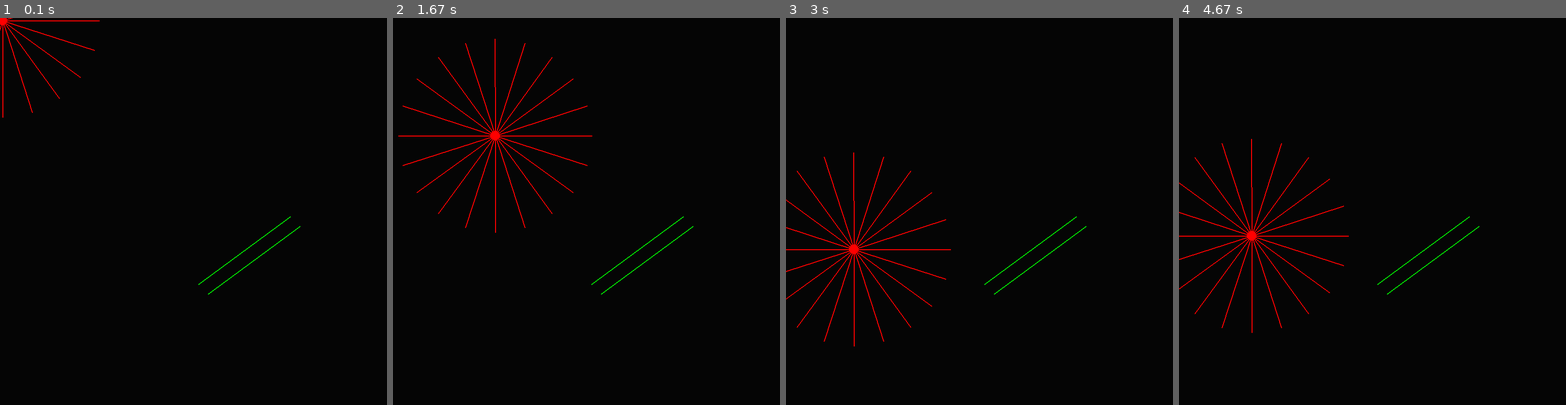
Above: before the commit, frames 1-4 (left to right).
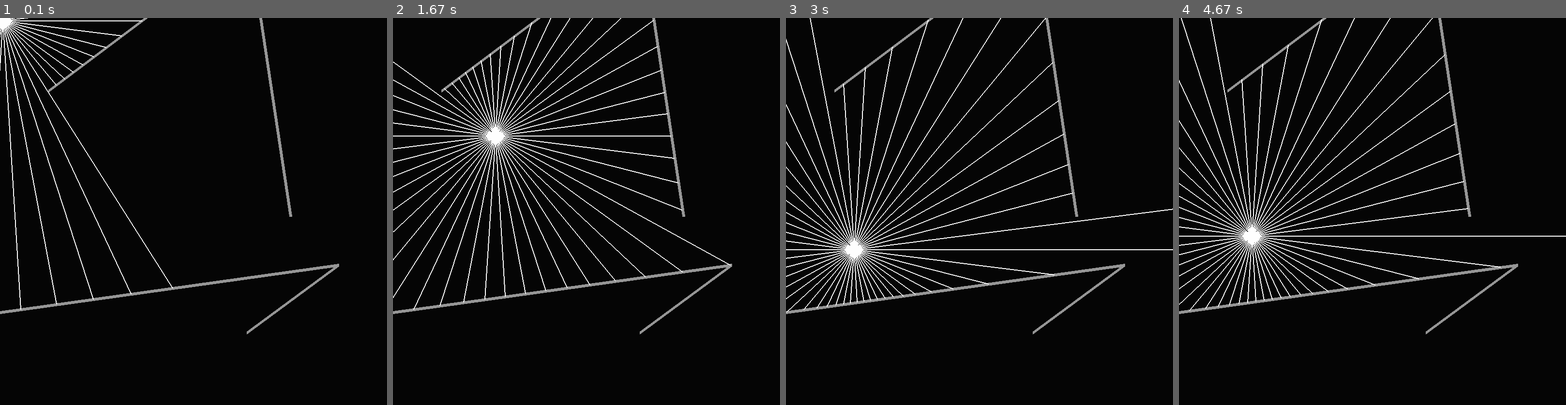
Above: after the commit, the same moments.

Repository: hippyclipper/pygame_graphics
Game: pygame game, started from src/rayCast.py
Two runs of this game, one before a commit and one after it. Both use one fixed random seed, a clock stepped at 60 frames per second and the inputs below.
Inputs (mouse positions are in pixels of both pictures, inside the frame that each line leads up to):
- Up to frame 1 (0.1 s): no input
- Up to frame 2 (1.67 s): click (586, 211) at 0.38 s; click (625, 296) at 0.72 s; click (729, 346) at 1.05 s; click (493, 134) at 1.38 s
- Up to frame 3 (3 s): click (979, 257) at 1.72 s; click (925, 130) at 2.05 s; click (1114, 312) at 2.38 s; click (855, 250) at 2.72 s
- Up to frame 4 (4.67 s): click (1260, 137) at 3.05 s; click (1279, 281) at 3.38 s; click (1511, 300) at 3.72 s; click (1256, 354) at 4.05 s; click (1252, 234) at 4.38 s

The runs differ from the first frame. In frame 1, 3.1% of the frame differs, in the area x 0-88%, y 0-82%; in frame 2, 6.1%; in frame 3, 5.9%; in frame 4, 6.0%.

Commit message:
ray cast gif demo

Diff:
--- a/src/rayCast.py
+++ b/src/rayCast.py
@@ -42,17 +42,18 @@
         self.y1 = first[1]
         self.x2 = second[0]
         self.y2 = second[1]
-        self.lineWidth = 2
+        self.lineWidth = 6
+        self.color = (150, 150, 150)
 
     def draw(self):
-        pygame.draw.line(screen, GREEN, (self.x1, self.y1), (self.x2, self.y2),self.lineWidth)
+        pygame.draw.line(screen, self.color, (self.x1, self.y1), (self.x2, self.y2),self.lineWidth)
 
 #=============================================================================
 
 class Ray:
 
     def __init__(self, x,y,rads):
-        self.scale = 200
+        self.scale = 1000
         self.x1 = x
         self.y1 = y
         self.x2 = x + (math.cos(rads)*self.scale)
@@ -60,6 +61,7 @@
         self.lineWidth = 2
         self.rads = rads
         self.contacts = []
+        self.color = (254, 254, 254)
         self.contact = None
 
 
@@ -87,14 +89,17 @@
                     final = Pv
         self.contact = final
 
+
         #self.contacts = [dist[min(dist, key=dist.get)]]
 
 
 
     def draw(self):
         if not self.contact == None:
-            pygame.draw.circle(screen, GREEN, (self.contact[0], self.contact[1]), 10)
-        pygame.draw.line(screen, RED, (self.x1, self.y1), (self.x2, self.y2),self.lineWidth)
+            #pygame.draw.circle(screen, GREEN, (self.contact[0], self.contact[1]), 10)
+            pygame.draw.line(screen, self.color, (self.x1, self.y1), (self.contact[0], self.contact[1]),self.lineWidth)
+        else:
+            pygame.draw.line(screen, self.color, (self.x1, self.y1), (self.x2, self.y2),self.lineWidth)
         self.contacts = []
         self.contact = None
 
@@ -106,8 +111,9 @@
         self.x = width // 2
         self.y = height // 2
         self.r = 10
-        self.numRays = 20
+        self.numRays = 50
         self.rays = []
+        self.color = (254, 254, 254)
         for ray in range(self.numRays):
             rads = math.radians((ray/self.numRays) * 360)
             self.rays.append(Ray(self.x, self.y, rads))
@@ -121,7 +127,7 @@
     def draw(self):
         for ray in self.rays:
             ray.draw()
-        pygame.draw.circle(screen, RED, (self.x, self.y), self.r)
+        #pygame.draw.circle(screen, self.color, (self.x, self.y), self.r)
 
 #=============================================================================
 
@@ -159,9 +165,11 @@
 player = Player()
 walls = Walls()
 offset =  height//2
-offset1 =  offset + 20
-walls.addWall((10+offset,150+offset),(200+offset, 10+offset))
+offset1 =  offset + 100
+walls.addWall((100+offset,150-offset),(200+offset, 10+offset))
 walls.addWall((10+offset1,150+offset1),(200+offset1, 10+offset1))
+walls.addWall((100,150),(200+offset1, 200-offset1))
+walls.addWall((200-offset1,150+offset1),(200+offset1, 10+offset1))
 
 #=============================================================================
 
Not shown, changed: README.md
Not shown, added: img/rayTraceGif.gif
